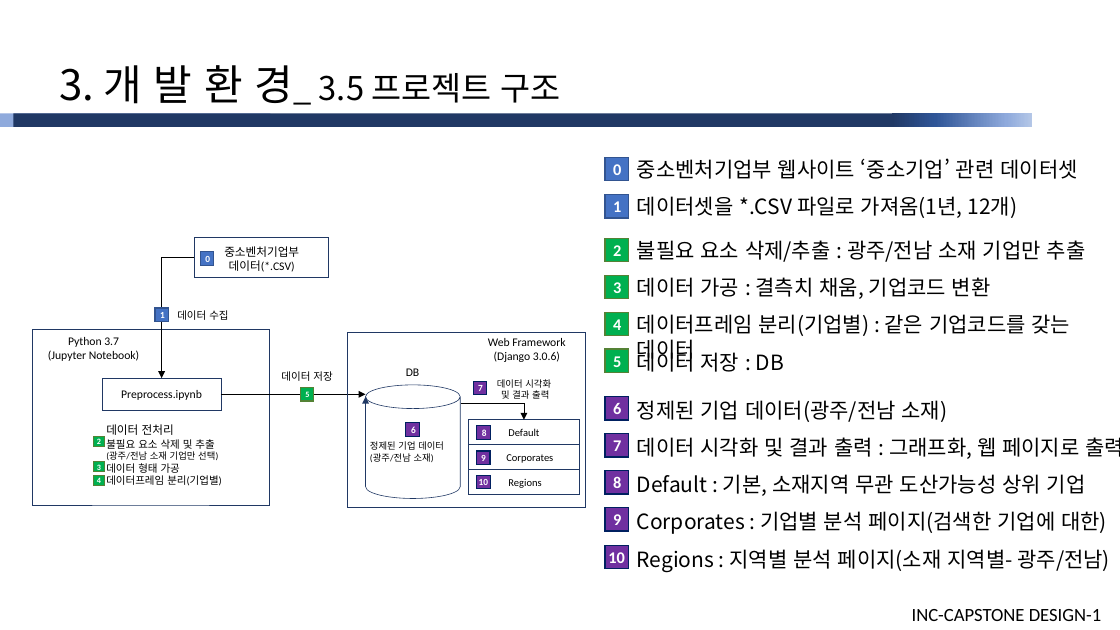
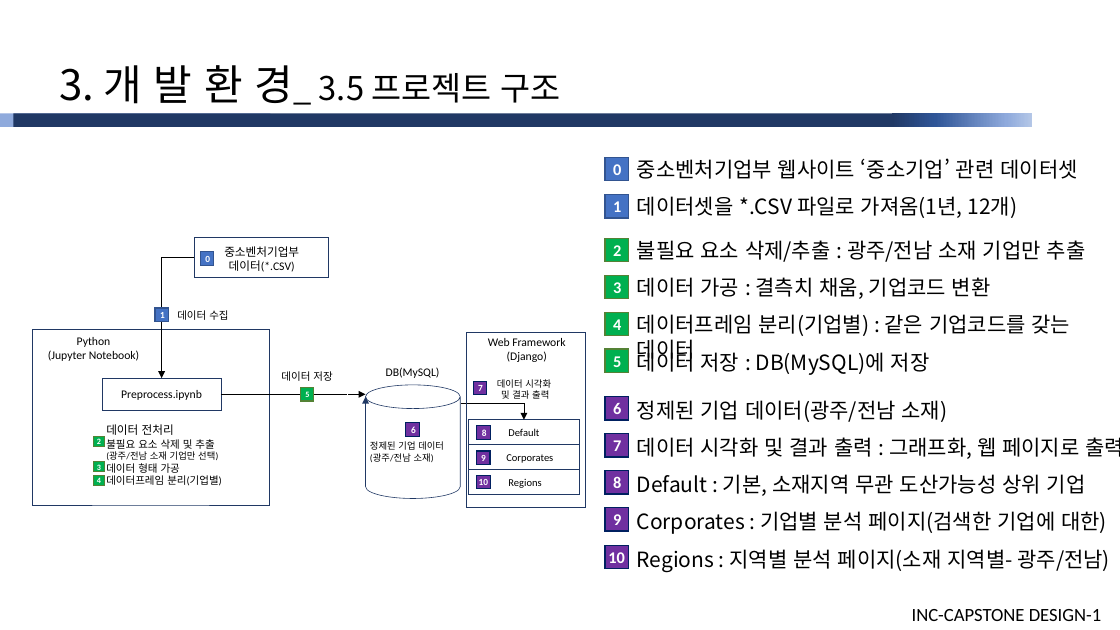
Before and after one commit to cutiecrab/CAR, a slide deck: slide 11 of 주차별 상세/10주/[피드백미반영]산학캡스톤디자인1_발표자료(10주).pptx. Drawn at 1120x630 pixels with LibreOffice and Linux fonts; fonts in the diff are those of the drawing. Boxes give left, top, right and bottom in pixels: in the first picture for what was removed or moved away, otherwise in the second. Text is boxed around its words. In the diff, an @@ line names an element or a change of style, - is before the commit and + after.

```diff
--- a/주차별 상세/10주/[피드백미반영]산학캡스톤디자인1_발표자료(10주).pptx
+++ b/주차별 상세/10주/[피드백미반영]산학캡스톤디자인1_발표자료(10주).pptx
@@ text at box(77, 337, 111, 347): text changed @@
-Python 3.7
+Python
@@ rectangle added at box(348, 332, 466, 507), outline #FFFFFF 0.5 pt @@
@@ rectangle added at box(466, 332, 586, 507), outline #203864 0.5 pt @@
@@ text at box(507, 351, 547, 362): text changed @@
-(Django 3.0.6)
+(Django)
@@ text at box(637, 349, 930, 375): text changed @@
-데이터 저장 : DB
+데이터 저장 : DB(MySQL)에 저장
@@ text at box(386, 367, 440, 378): text changed @@
-DB
+DB(MySQL)
```
Also in this commit, not shown: 8 other slides changed, 15 other files.
